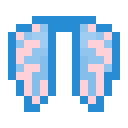
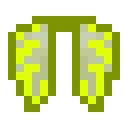
Layers edited between the first and the second 128 × 128 image:
painted on "Calque #4" over <box>8,16,120,112</box>
painted on "Calque #1" over <box>8,16,120,112</box>
painted on "Calque #3" over <box>16,24,112,104</box>
painted on "Calque" over <box>16,24,112,96</box>
